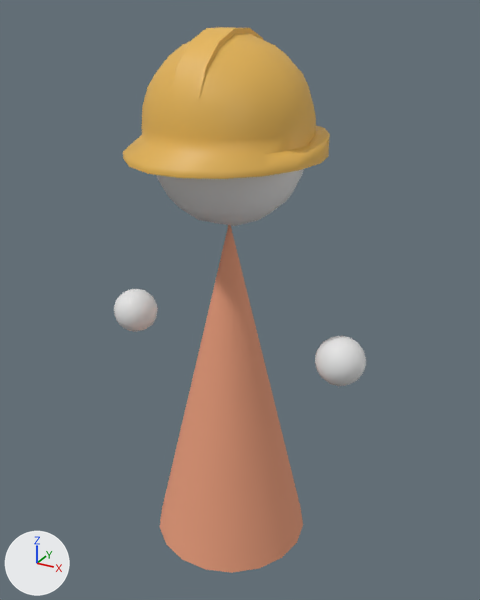
What one commit did to the FBX model Assets/Team24/Models/Character/Character.fbx.
Both versions are drawn from a camera (50 mm lens) standing at (1.014, -1.775, 1.821) and looking at (0.03, 0.014, 0.926). The axes (+X, +Y, +Z) are drawn at lower left. The lights are the same throughout. Where no turn or scale is listed for an object, it has been applied to the vertices. Vertices at the same position are counted once.

The scene before the commit, as lines of its bpy script (objects in view):
```python
me_cone001_001 = bpy.data.meshes.new('Cone001.001')
me_cone001_001.from_pydata(...)  # 92 vertices, 91 faces; spans x -0.28..0.28, y -0.276..0.276, z 0.0..1.2
me_cone001_001.materials.append(mat_body)  # beige #e79c7b
me_helmet_001 = bpy.data.meshes.new('Helmet.001')
me_helmet_001.from_pydata(...)  # 248 vertices, 248 faces; spans x -0.302..0.302, y -0.344..0.297, z -0.233..0.335
# faces by material slot: [167, 81]
me_helmet_001.materials.append(mat_hard_hat)  # orange #e7b654
me_helmet_001.materials.append(mat_head)  # white #e7e7e7
me_left_hand = bpy.data.meshes.new('Left_Hand')
me_left_hand.from_pydata(...)  # a UV sphere (18 segments, 9 rings, poles along x) spanning x -0.08..0.08, y -0.079..0.079, z -0.078..0.078
me_left_hand.materials.append(mat_gloves)  # white #e7e7e7
ob_body = bpy.data.objects.new('Body', me_cone001_001)
ob_body.location = (0.0, 0.0, 0.0)
ob_head = bpy.data.objects.new('Head', me_helmet_001)
ob_head.location = (0.0, 0.0, 1.433)
ob_left_hand = bpy.data.objects.new('Left_Hand', me_left_hand)
ob_left_hand.location = (0.4, 0.0, 0.8)
# also in view: 'Right_Hand' at (-0.4, 0.0, 0.8)
```
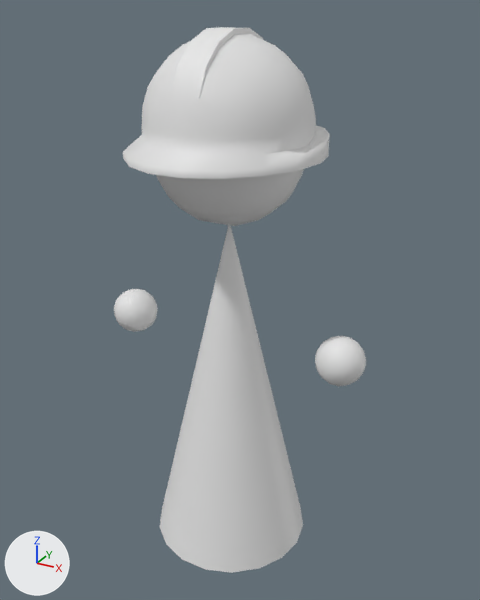
The change, as JSON lines over the scene's bpy script:
```json
{"block": "me_helmet_001", "where": "me_helmet_001.from_pydata(...)  # 248 vertices, 248 faces; spans x -0.302..0.302, y -0.344..0.297, z -0.233..0.335"}
{"block": "me_helmet_001", "where": "# used by ob_head; location = (0.0, 0.0, 1.433)"}
{"block": "me_helmet_001", "change": "me_helmet_001 part 1: all 167 faces that had it switch from mat_hard_hat (orange #e7b654) to mat_head (white #e7e7e7)"}
{"block": "me_cone001_001", "where": "me_cone001_001.from_pydata(...)  # 92 vertices, 91 faces; spans x -0.28..0.28, y -0.276..0.276, z 0.0..1.2"}
{"op": "remove", "block": "me_cone001_001", "code": "me_cone001_001.materials.append(mat_body)  # beige #e79c7b"}
{"op": "add", "block": "me_cone001_001", "code": "me_cone001_001.materials.append(mat_head)  # white #e7e7e7"}
```

Boxes (x1, y1, x2, y2) around the edits, measured in the pictures (480 x 600 px):
```json
{"object": "Body", "change": "recoloured", "before": [160, 225, 303, 573], "after": [160, 225, 303, 573], "on screen": "orange to white"}
{"part": 1, "of": "me_helmet_001", "change": "recoloured", "before": [123, 27, 330, 179], "after": [123, 27, 330, 179], "on screen": "orange to white"}
```
